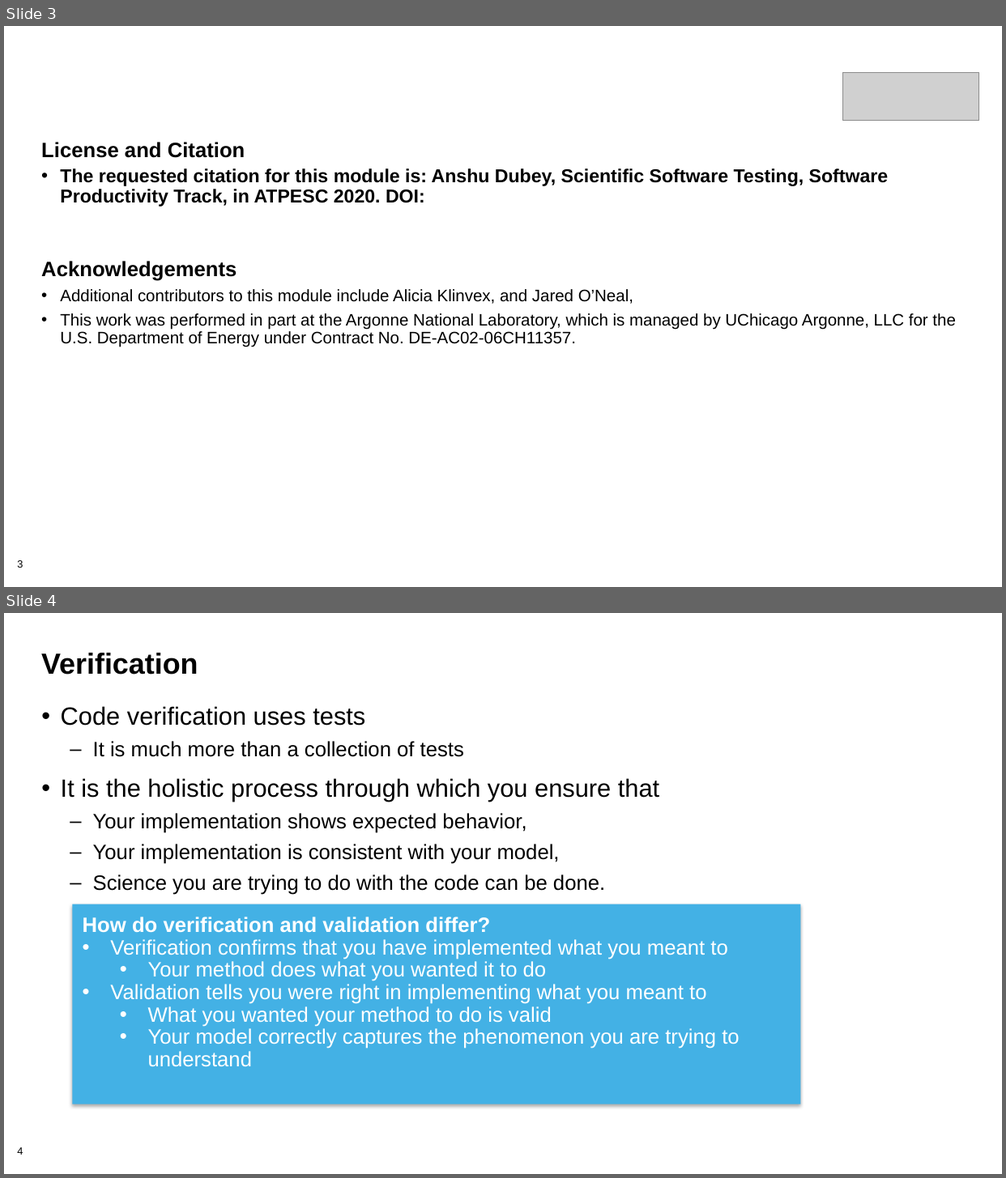
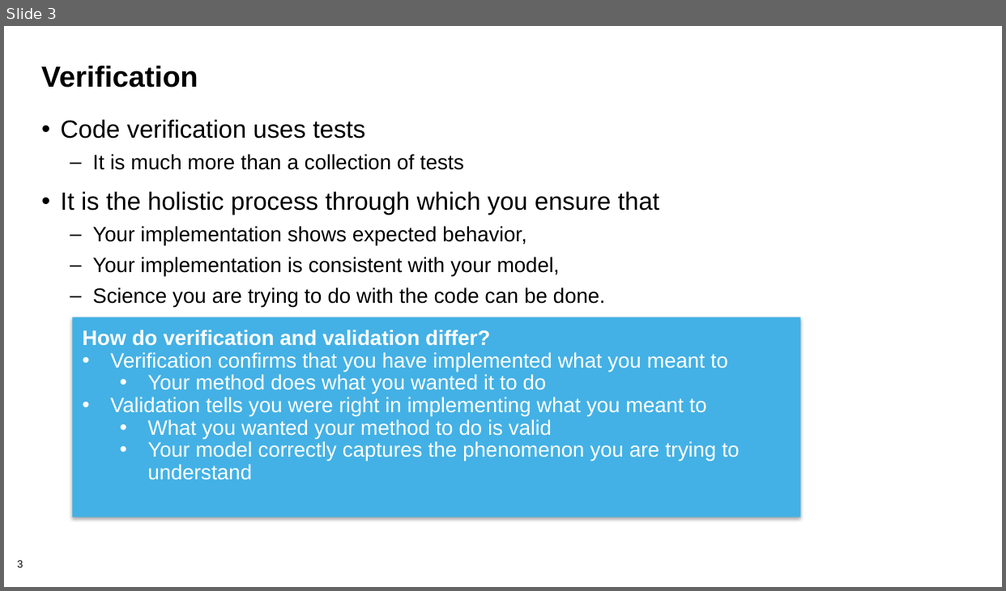
Before and after one commit to betterscientificsoftware/bssw-tutorial, a slide deck: presentations/05-testing.pptx. Shown one above the other, each under a label of ours: slides 3 and 4 before the commit, slide 3 after it. The pictures are 1006x1178 and 1006x591 pixels, drawn with LibreOffice and Linux fonts; fonts in the diff are those of the drawing; grey boxes stand for pictures; background and template pictures are left out. Boxes give left, top, right and bottom in pixels: in the first picture for what was removed or moved away, otherwise in the second. Text is boxed around its words. In the diff, an @@ line names an element or a change of style, - is before the commit and + after.

Commit message:
Update Anshu's slides

```diff
--- a/presentations/05-testing.pptx
+++ b/presentations/05-testing.pptx
@@ slide 3 removed at <box>4,26,1002,587</box>, background #FFFFFF; not listed: 1 template element that a slide beside it also shows @@
@@ picture removed at <box>843,72,979,120</box> @@
@@ text removed at <box>41,142,955,348</box> @@
-License and Citation
-• The requested citation for this module is: Anshu Dubey, Scientific Software Testing, Software Productivity Track, in ATPESC 2020. DOI:
-Acknowledgements
-• Additional contributors to this module include Alicia Klinvex, and Jared O’Neal,
-• This work was performed in part at the Argonne National Laboratory, which is managed by UChicago Argonne, LLC for the U.S. Department of Energy under Contract No. DE-AC02-06CH11357.
@@ what was slide 4 is now slide 3 @@
@@ page number at <box>17,561,23,568</box>: text changed @@
-4
+3
```
Also in this commit, not shown: 3 slides changed, 1 other file.
